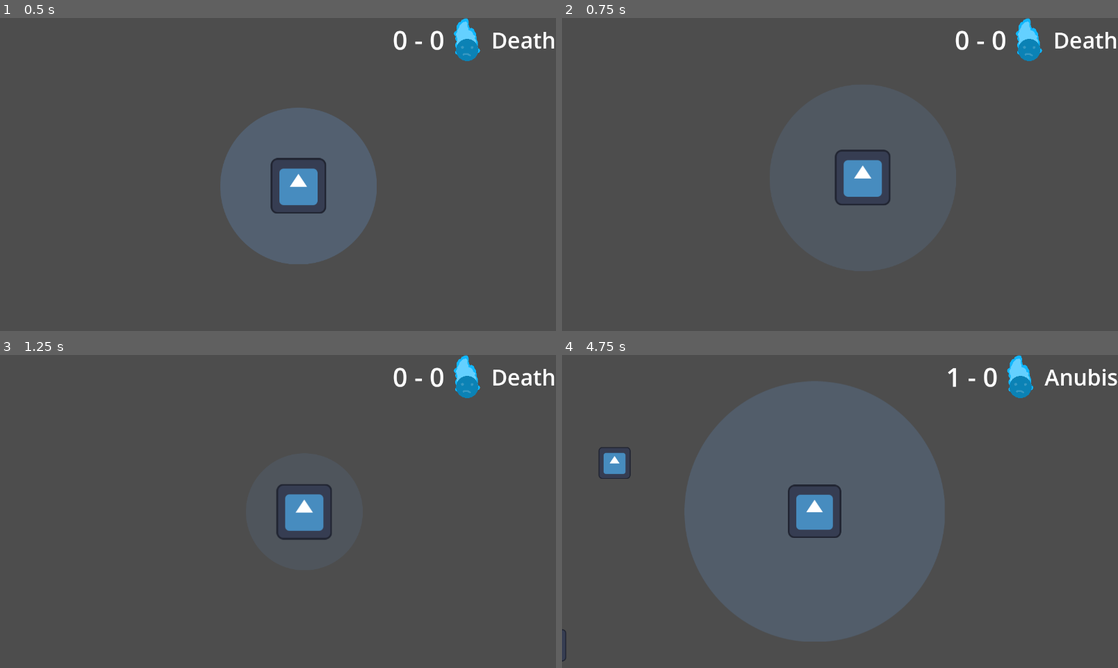
Above: before the commit, frames 1-4 (two rows, left to right).
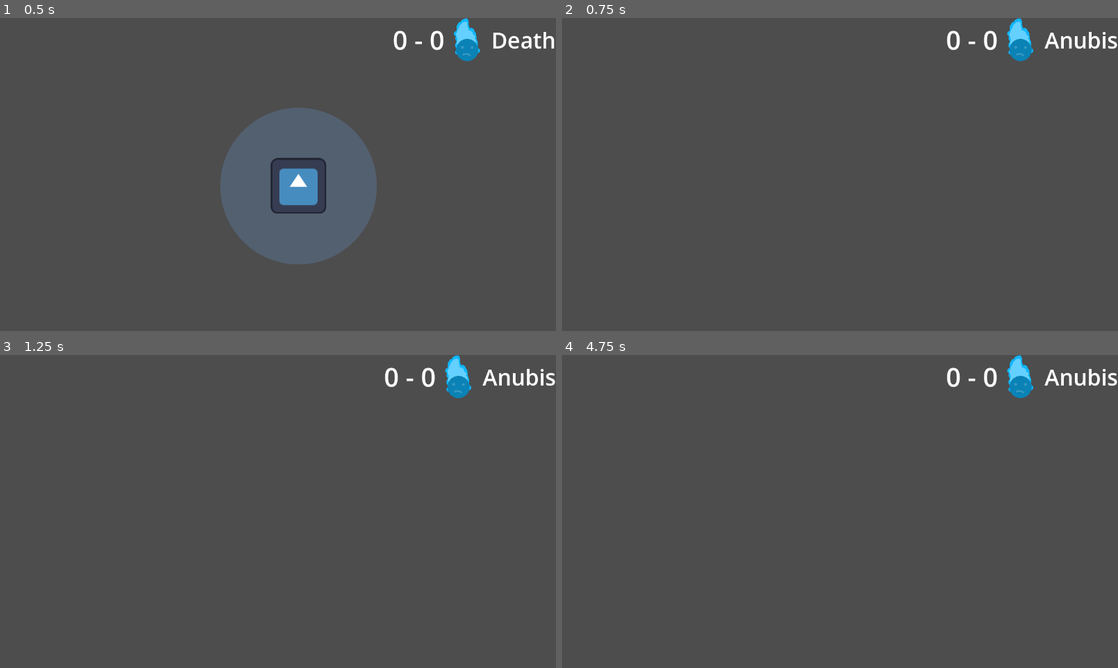
Above: after the commit, the same moments.

Repository: dkristia/Soul-Harvester
Game: Godot game, scene res://Scenes/Game/game.tscn
Same seed, same stepped clock (60 frames per second), same inputs: the game is played once before the commit and once after it. The engine's default icon, where the game draws it, is replaced by a stand-in: a white triangle on a blue panel in a dark square.
Inputs (mouse positions are in pixels of both pictures, inside the frame that each line leads up to):
- Up to frame 1 (0.5 s): no input
- Up to frame 2 (0.75 s): tap Enter (ui_accept) at 0.5 s; move the mouse to (962, 158) at 0.52 s; hold D (right) from 0.53 s (still down); hold 2 (Anubis, bound only after the commit) from 0.53 s (still down)
- Up to frame 3 (1.25 s): keep holding D (right); keep holding 2 (Anubis, bound only after the commit); tap Enter (ui_accept) at 0.77 s
- Up to frame 4 (4.75 s): move the mouse to (728, 527) at 1.27 s; release D (right) at 1.28 s; release 2 (Anubis, bound only after the commit) at 1.28 s; hold S (down) 1.28-2.03 s; tap 2 (Anubis, bound only after the commit) at 1.35, 2.3, 3.05, 4.35 s; tap Enter (ui_accept) at 1.52, 3.02, 3.77, 4.52 s; move the mouse to (895, 442) at 2.02 s; hold D (right) 2.03-2.78 s; hold 1 (Death, bound only after the commit) 2.03-2.78 s; move the mouse to (812, 574) at 2.77 s; hold W (up) 2.78-3.53 s; tap Mouse wheel up (zoomin) at 2.85 s; move the mouse to (1006, 558) at 3.52 s; hold 2 (Anubis, bound only after the commit) 3.53-4.28 s; hold A (left) from 3.53 s (still down); tap Mouse wheel down (zoomout) at 3.6 s; tap F2 (Anubis, bound only before the commit) at 4.15 s; move the mouse to (673, 464) at 4.27 s

Frame 1 is identical in both runs. In frame 2, 2.2% of the frame differs, in the area x 49-100%, y 0-60%; in frame 3, 2.2%; in frame 4, 30%, in the area x 0-72%, y 4-98%.

Commit message:
anubis scale

Diff:
--- a/Objects/Player/player.gd
+++ b/Objects/Player/player.gd
@@ -1,6 +1,6 @@
 extends CharacterBody2D
 
-@export var speed = 20
+@export var speed = 2000
 @onready var global = $"/root/Global"
 
 func _ready():
--- a/Scenes/Anubis/anubis2.tscn
+++ b/Scenes/Anubis/anubis2.tscn
@@ -1,7 +1,8 @@
-[gd_scene load_steps=6 format=3 uid="uid://b1fxom4ab1fd3"]
+[gd_scene load_steps=7 format=3 uid="uid://b1fxom4ab1fd3"]
 
 [ext_resource type="Script" path="res://Scenes/Anubis/anubis2.gd" id="1_2l6qc"]
 [ext_resource type="Texture2D" uid="uid://t7n25g7bmk2k" path="res://icon.svg" id="1_cwhth"]
+[ext_resource type="Script" path="res://Scenes/Anubis/Good.gd" id="2_d8od8"]
 
 [sub_resource type="RectangleShape2D" id="RectangleShape2D_485iq"]
 size = Vector2(77.8571, 20)
@@ -18,7 +19,10 @@
 position = Vector2(390, 450)
 collision_layer = 2
 collision_mask = 2
+mass = 1.2
 lock_rotation = true
+freeze_mode = 1
+script = ExtResource("2_d8od8")
 
 [node name="CollisionShape2D" type="CollisionShape2D" parent="Good"]
 scale = Vector2(0.960001, 3.64)
--- a/global.gd
+++ b/global.gd
@@ -4,5 +4,5 @@
 @export var AnubisMode = false
 @export var Asouls = 0
 @export var Dsouls = 0
-@export var good = 2
+@export var good = 1
 @export var bad = 1
--- a/project.godot
+++ b/project.godot
@@ -58,11 +58,11 @@
 }
 Death={
 "deadzone": 0.5,
-"events": [Object(InputEventKey,"resource_local_to_scene":false,"resource_name":"","device":0,"window_id":0,"alt_pressed":false,"shift_pressed":false,"ctrl_pressed":false,"meta_pressed":false,"pressed":false,"keycode":0,"physical_keycode":4194332,"key_label":0,"unicode":0,"echo":false,"script":null)
+"events": [Object(InputEventKey,"resource_local_to_scene":false,"resource_name":"","device":0,"window_id":0,"alt_pressed":false,"shift_pressed":false,"ctrl_pressed":false,"meta_pressed":false,"pressed":false,"keycode":0,"physical_keycode":49,"key_label":0,"unicode":0,"echo":false,"script":null)
 ]
 }
 Anubis={
 "deadzone": 0.5,
-"events": [Object(InputEventKey,"resource_local_to_scene":false,"resource_name":"","device":0,"window_id":0,"alt_pressed":false,"shift_pressed":false,"ctrl_pressed":false,"meta_pressed":false,"pressed":false,"keycode":0,"physical_keycode":4194333,"key_label":0,"unicode":0,"echo":false,"script":null)
+"events": [Object(InputEventKey,"resource_local_to_scene":false,"resource_name":"","device":-1,"window_id":0,"alt_pressed":false,"shift_pressed":false,"ctrl_pressed":false,"meta_pressed":false,"pressed":false,"keycode":0,"physical_keycode":50,"key_label":0,"unicode":50,"echo":false,"script":null)
 ]
 }
